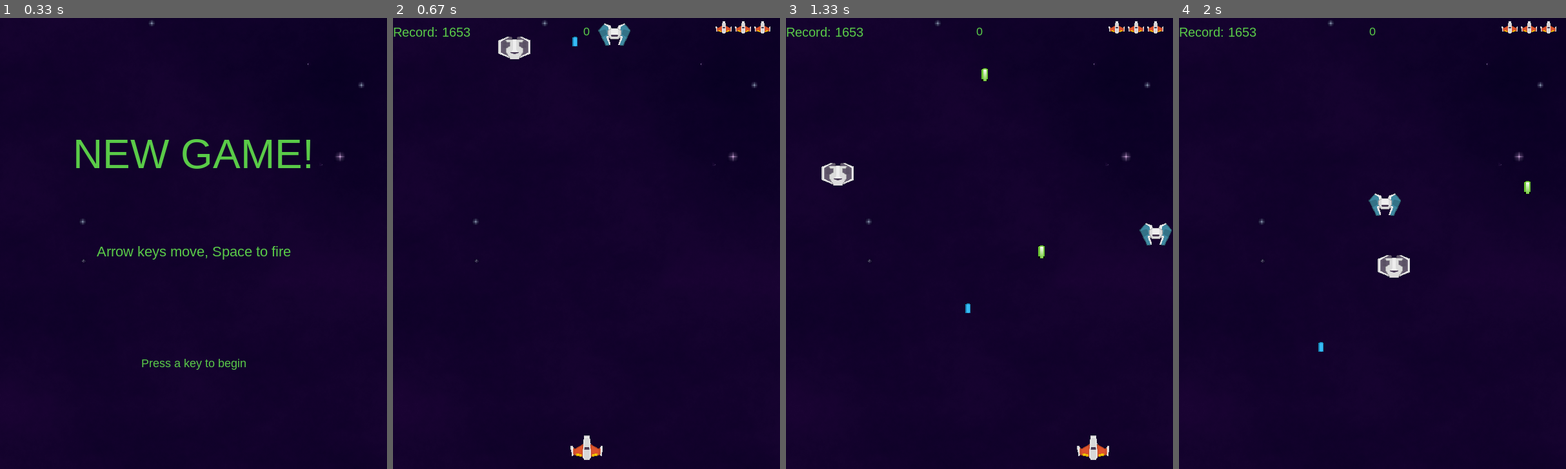
Above: before the commit, frames 1-4 (left to right).
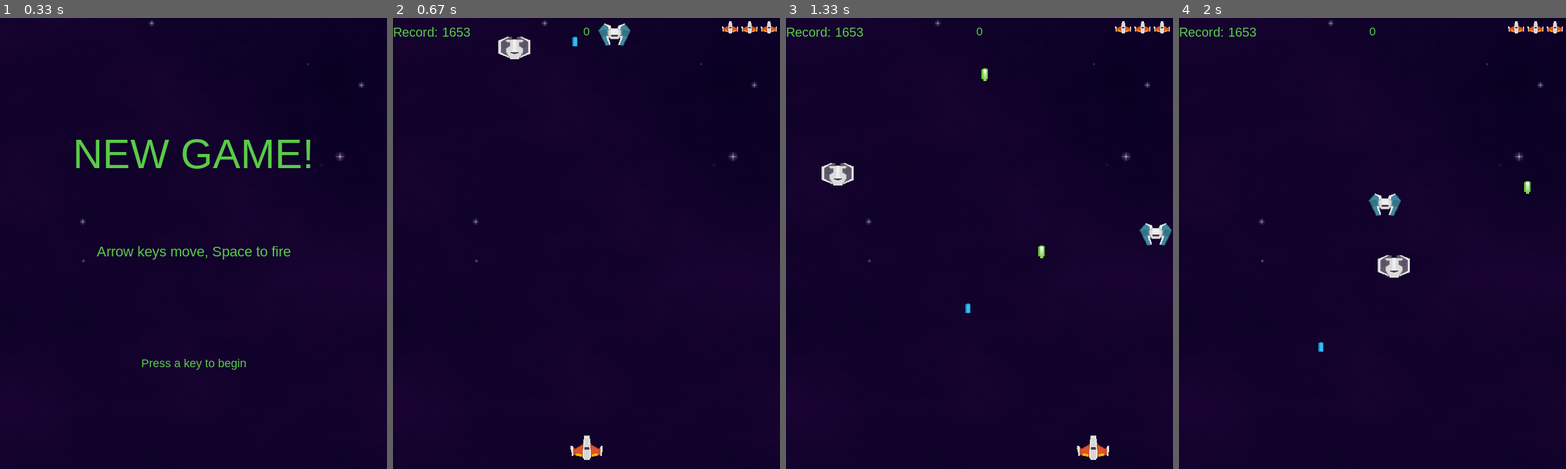
Above: after the commit, the same moments.

Repository: Ivan-Vladimirovich/Proba-2021
Game: pygame game, started from Cannon/Game.py
Same seed, same stepped clock (60 frames per second), same inputs: the game is played once before the commit and once after it.
Inputs:
- Up to frame 1 (0.33 s): no input
- Up to frame 2 (0.67 s): tap Space at 0.33 s
- Up to frame 3 (1.33 s): hold Space 0.67-1.13 s; hold D 0.67-1.13 s; hold D from 1.17 s (still down); tap Space at 1.23 s
- Up to frame 4 (2 s): tap Space at 1.53, 1.73 s; release D at 1.63 s; hold D from 1.67 s (still down)

Frame 1 is identical in both runs. In frame 2, 0.2% of the frame differs, in the area x 83-100%, y 0-4%; in frame 3, 0.2%; in frame 4, 0.2%.

Commit message:
Добавлены улучшения игрока

Diff:
--- a/Cannon/Game.py
+++ b/Cannon/Game.py
@@ -1,5 +1,5 @@
 import pygame
-from random import randint, choice
+from random import randint, choice, random
 from os import path
 
 # Настройки экрана
@@ -10,33 +10,40 @@
 SCREEN_SIZE = [xsc, ysc]
 screen = pygame.display.set_mode((xsc, ysc))
 pygame.mixer.init()
+POWERUP_TIME = 5000
 
 # Загрузка всех изображений
 img_dir = path.join(path.dirname(__file__), 'C:\\Users\\User\\Proba-2021\\img')
 snd_dir = path.join(path.dirname(__file__), 'snd')
-Bad = []
-Bad_ufo = []
+Enemy = []
+Enemy_ufo = []
 background = pygame.image.load(path.join(img_dir, "C:\\Users\\User\\Proba-2021\\img\\back.png")).convert()
 background_rect = background.get_rect()
 player_img = pygame.image.load(path.join(img_dir, "C:\\Users\\User\\Proba-2021\\img\\playerShip1_orange.png")).convert()
 player_mini_img = pygame.transform.scale(player_img, (25, 19))
 player_mini_img.set_colorkey((0, 0, 0))
-Bad.append(pygame.image.load(path.join(img_dir, "C:\\Users\\User\\Proba-2021\\img\\Enemies\\enemyRed1.png")).convert())
-Bad.append(pygame.image.load(path.join(img_dir, "C:\\Users\\User\\Proba-2021\\img\\Enemies\\enemyRed2.png")).convert())
-Bad.append(pygame.image.load(path.join(img_dir, "C:\\Users\\User\\Proba-2021\\img\\Enemies\\enemyRed5.png")).convert())
-Bad.append(pygame.image.load(path.join(img_dir, "C:\\Users\\User\\"
+Enemy.append(pygame.image.load(path.join(img_dir, "C:\\Users\\User\\Proba-2021\\img\\"
+                                                  "Enemies\\enemyRed1.png")).convert())
+Enemy.append(pygame.image.load(path.join(img_dir, "C:\\Users\\User\\Proba-2021\\img\\"
+                                                  "Enemies\\enemyRed2.png")).convert())
+Enemy.append(pygame.image.load(path.join(img_dir, "C:\\Users\\User\\Proba-2021\\img\\"
+                                                  "Enemies\\enemyRed5.png")).convert())
+Enemy.append(pygame.image.load(path.join(img_dir, "C:\\Users\\User\\"
                                                 "Proba-2021\\img\\Enemies\\enemyBlack1.png")).convert())
-Bad.append(pygame.image.load(path.join(img_dir, "C:\\Users\\User\\Proba-2021\\"
+Enemy.append(pygame.image.load(path.join(img_dir, "C:\\Users\\User\\Proba-2021\\"
                                                 "img\\Enemies\\enemyBlack2.png")).convert())
-Bad.append(pygame.image.load(path.join(img_dir, "C:\\Users\\User\\Proba-2021\\img\\"
+Enemy.append(pygame.image.load(path.join(img_dir, "C:\\Users\\User\\Proba-2021\\img\\"
                                                 "Enemies\\enemyBlack4.png")).convert())
-Bad.append(pygame.image.load(path.join(img_dir, "C:\\Users\\User\\Proba-2021\\img\\Enemies\\enemyBlue1.png")).convert())
-Bad.append(pygame.image.load(path.join(img_dir, "C:\\Users\\User\\Proba-2021\\img\\Enemies\\enemyBlue2.png")).convert())
-Bad.append(pygame.image.load(path.join(img_dir, "C:\\Users\\User\\Proba-2021\\img\\Enemies\\enemyBlue3.png")).convert())
-Bad_ufo.append(pygame.image.load(path.join(img_dir, "C:\\Users\\User\\Proba-2021\\img\\ufoBlue.png")).convert())
-Bad_ufo.append(pygame.image.load(path.join(img_dir, "C:\\Users\\User\\Proba-2021\\img\\ufoGreen.png")).convert())
-Bad_ufo.append(pygame.image.load(path.join(img_dir, "C:\\Users\\User\\Proba-2021\\img\\ufoRed.png")).convert())
-Bad_ufo.append(pygame.image.load(path.join(img_dir, "C:\\Users\\User\\Proba-2021\\img\\ufoYellow.png")).convert())
+Enemy.append(pygame.image.load(path.join(img_dir, "C:\\Users\\User\\Proba-2021\\img\\"
+                                                  "Enemies\\enemyBlue1.png")).convert())
+Enemy.append(pygame.image.load(path.join(img_dir, "C:\\Users\\User\\Proba-2021\\img\\"
+                                                  "Enemies\\enemyBlue2.png")).convert())
+Enemy.append(pygame.image.load(path.join(img_dir, "C:\\Users\\User\\Proba-2021\\img\\"
+                                                  "Enemies\\enemyBlue3.png")).convert())
+Enemy_ufo.append(pygame.image.load(path.join(img_dir, "C:\\Users\\User\\Proba-2021\\img\\ufoBlue.png")).convert())
+Enemy_ufo.append(pygame.image.load(path.join(img_dir, "C:\\Users\\User\\Proba-2021\\img\\ufoGreen.png")).convert())
+Enemy_ufo.append(pygame.image.load(path.join(img_dir, "C:\\Users\\User\\Proba-2021\\img\\ufoRed.png")).convert())
+Enemy_ufo.append(pygame.image.load(path.join(img_dir, "C:\\Users\\User\\Proba-2021\\img\\ufoYellow.png")).convert())
 bullet_img = pygame.image.load(path.join(img_dir,
                                          "C:\\Users\\User\\Proba-2021\\img\\Lasers\\laserGreen10.png")).convert()
 bomb_img = pygame.image.load(path.join(img_dir, "C:\\Users\\User\\Proba-2021\\img\\Lasers\\laserBlue12.png")).convert()
@@ -47,6 +54,15 @@
 healf_snd = pygame.mixer.Sound(path.join(snd_dir, "C:\\Users\\User\\Proba-2021\\snd\\Explosion5.wav"))
 explos_snd = [exp_sound, exp2_sound]
 pygame.mixer.music.load(path.join(snd_dir, "C:\\Users\\User\\Proba-2021\\snd\\POL-fortress-short.wav"))
+
+powerup_images = {}
+powerup_images['live'] = pygame.image.load(path.join(img_dir, "C:\\Users\\User\\Proba-2021\\"
+                                                              "img\\UI\\playerLife1_red.png")).convert()
+powerup_images['gun'] = pygame.image.load(path.join(img_dir, "C:\\Users\\User\\Proba-2021\\"
+                                                             "img\\Power-ups\\powerupYellow_bolt.png")).convert()
+live_sound = pygame.mixer.Sound(path.join(snd_dir, "C:\\Users\\User\\Proba-2021\\snd\\Powerup2.wav"))
+power_sound = pygame.mixer.Sound(path.join(snd_dir, "C:\\Users\\User\\Proba-2021\\snd\\Powerup3.wav"))
+
 pygame.mixer.music.set_volume(0.6)
 explosion_anim = dict()
 explosion_anim['lg'] = []
@@ -88,6 +104,12 @@
         self.up_gun = [self.rect.centerx, self.rect.bottom-50]
         self.hidden = False
         self.hide_timer = pygame.time.get_ticks()
+        self.power = 1
+        self.power_time = pygame.time.get_ticks()
+
+    def powerup(self):
+        self.power += 1
+        self.power_time = pygame.time.get_ticks()
 
     def update(self):
         if self.hidden and pygame.time.get_ticks() - self.hide_timer > 1000:
@@ -103,6 +125,10 @@
         self.rect.x += self.speedx
         if keystate[pygame.K_SPACE]:
             self.strike()
+        # тайм-аут для бонусов
+        if self.power >= 2 and pygame.time.get_ticks() - self.power_time > POWERUP_TIME:
+            self.power -= 1
+            self.power_time = pygame.time.get_ticks()
 
     def strike(self):
         now = pygame.time.get_ticks()
@@ -113,6 +139,16 @@
                 all_sprites.add(bullet)
                 bullets.add(bullet)
                 shoot_gun_sound.play()
+            if self.power >= 2:
+                bullets.remove(bullet)
+                all_sprites.remove(bullet)
+                bullet1 = Shell(self.rect.left, self.rect.centery)
+                bullet2 = Shell(self.rect.right, self.rect.centery)
+                all_sprites.add(bullet1)
+                all_sprites.add(bullet2)
+                bullets.add(bullet1)
+                bullets.add(bullet2)
+                shoot_gun_sound.play()
 
     def hide(self):
         # временно скрыть игрока
@@ -147,7 +183,7 @@
     """
     def __init__(self):
         pygame.sprite.Sprite.__init__(self)
-        self.image = pygame.transform.scale(Bad[randint(0, len(Bad)-1)], (50, 35))
+        self.image = pygame.transform.scale(Enemy[randint(0, len(Enemy) - 1)], (50, 35))
         self.image.set_colorkey((0, 0, 0))
         self.rect = self.image.get_rect()
         self.radius = int(self.rect.width * .85 / 2)
@@ -195,7 +231,7 @@
     """
     def __init__(self):
         pygame.sprite.Sprite.__init__(self)
-        self.image = pygame.transform.scale(Bad_ufo[randint(0, len(Bad_ufo)-1)], (50, 50))
+        self.image = pygame.transform.scale(Enemy_ufo[randint(0, len(Enemy_ufo) - 1)], (50, 50))
         self.image.set_colorkey((0, 0, 0))
         self.rect = self.image.get_rect()
         self.radius = int(self.rect.width * 0.9 / 2)
@@ -250,6 +286,25 @@
             self.kill()
 
 
+class PowerUp(pygame.sprite.Sprite):
+    """
+        Класс улучшений. Отрисовка и перемещение
+    """
+    def __init__(self, center):
+        pygame.sprite.Sprite.__init__(self )
+        self.type = choice(['live', 'gun'])
+        self.image = powerup_images[self.type]
+        self.image.set_colorkey((0, 0, 0))
+        self.rect = self.image.get_rect()
+        self.rect.center = center
+        self.speedy = 8
+
+    def update(self):
+        self.rect.y += self.speedy
+        if self.rect.bottom > ysc:
+            self.kill()
+
+
 class Explosion(pygame.sprite.Sprite):
     """
         Отрисовка взрывов
@@ -294,7 +349,7 @@
     """
     for s in range(lives):
         img0_rect = img0.get_rect()
-        img0_rect.x = x + 30 * s
+        img0_rect.x = x - 30 * s
         img0_rect.y = y
         surf.blit(img0, img0_rect)
 
@@ -333,6 +388,7 @@
 mobs = pygame.sprite.Group()
 bullets = pygame.sprite.Group()
 bombs = pygame.sprite.Group()
+powerups = pygame.sprite.Group()
 score = 0
 flag_mob = 0
 wrag = 1
@@ -361,6 +417,7 @@
         mobs = pygame.sprite.Group()
         bullets = pygame.sprite.Group()
         bombs = pygame.sprite.Group()
+        powerups = pygame.sprite.Group()
         gun = Cannon(xsc, ysc)
         all_sprites.add(gun)
         for i in range(2):
@@ -406,9 +463,9 @@
     all_sprites.draw(screen)
     draw_text(screen, str(score), 18, xsc / 2, 10)
     draw_text(screen, "Record: "+str(score_rec), 20, 60, 10)
-    draw_lives(screen, xsc - 100, 5, gun.healf,
+    draw_lives(screen, xsc - 30, 5, gun.healf,
                player_mini_img)
-    # Проверка, не ударил ли моб игрокa
+    # Проверка, не попала ли бомба в игрока
     hits = pygame.sprite.spritecollide(gun, bombs, True)
     for hit in hits:
         healf_snd.play()
@@ -416,6 +473,7 @@
         death_explosion = Explosion(gun.rect.center, 'gun')
         all_sprites.add(death_explosion)
         gun.hide()
+        gun.power = 1
     # Если игрок умер, игра окончена
     if gun.healf == 0 and not death_explosion.alive():
         game_over = True
@@ -434,6 +492,25 @@
             m = Target()
             all_sprites.add(m)
             mobs.add(m)
+        if hit.__class__.__name__ == 'TargetUfo':
+            pow = PowerUp(hit.rect.center)
+            all_sprites.add(pow)
+            powerups.add(pow)
+        if random() > 0.95:
+            pow = PowerUp(hit.rect.center)
+            all_sprites.add(pow)
+            powerups.add(pow)
+
+    hits = pygame.sprite.spritecollide(gun, powerups, True)
+    for hit in hits:
+        if hit.type == 'live':
+            gun.healf += 1
+            live_sound.play()
+            if gun.healf >= 4:
+                gun.healf = 4
+        if hit.type == 'gun':
+            gun.powerup()
+            power_sound.play()
 
     # После отрисовки всего, переворачиваем экран
     pygame.display.flip()
Not shown, added: snd/Powerup2.wav
Not shown, added: snd/Powerup3.wav
